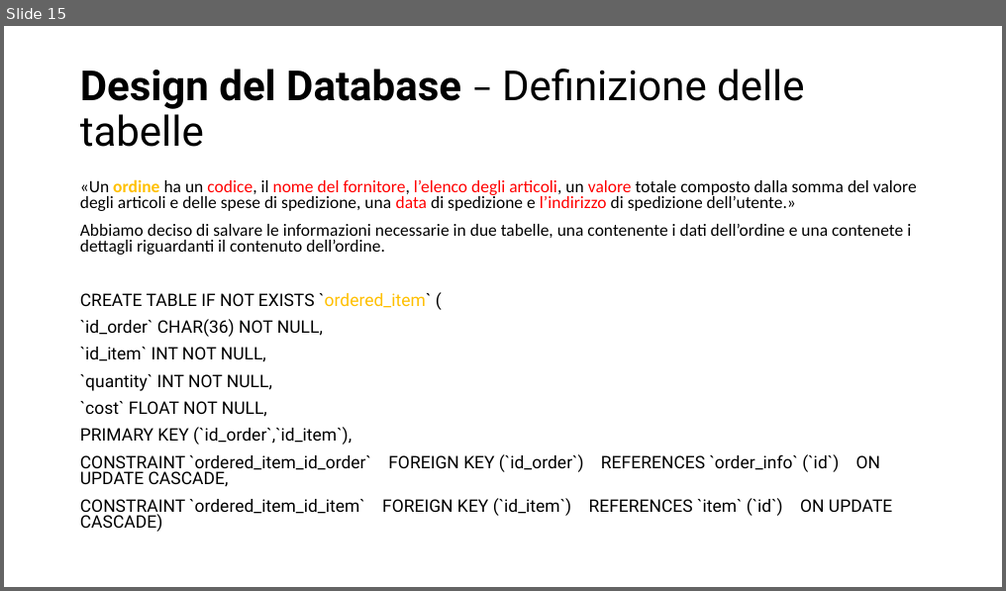
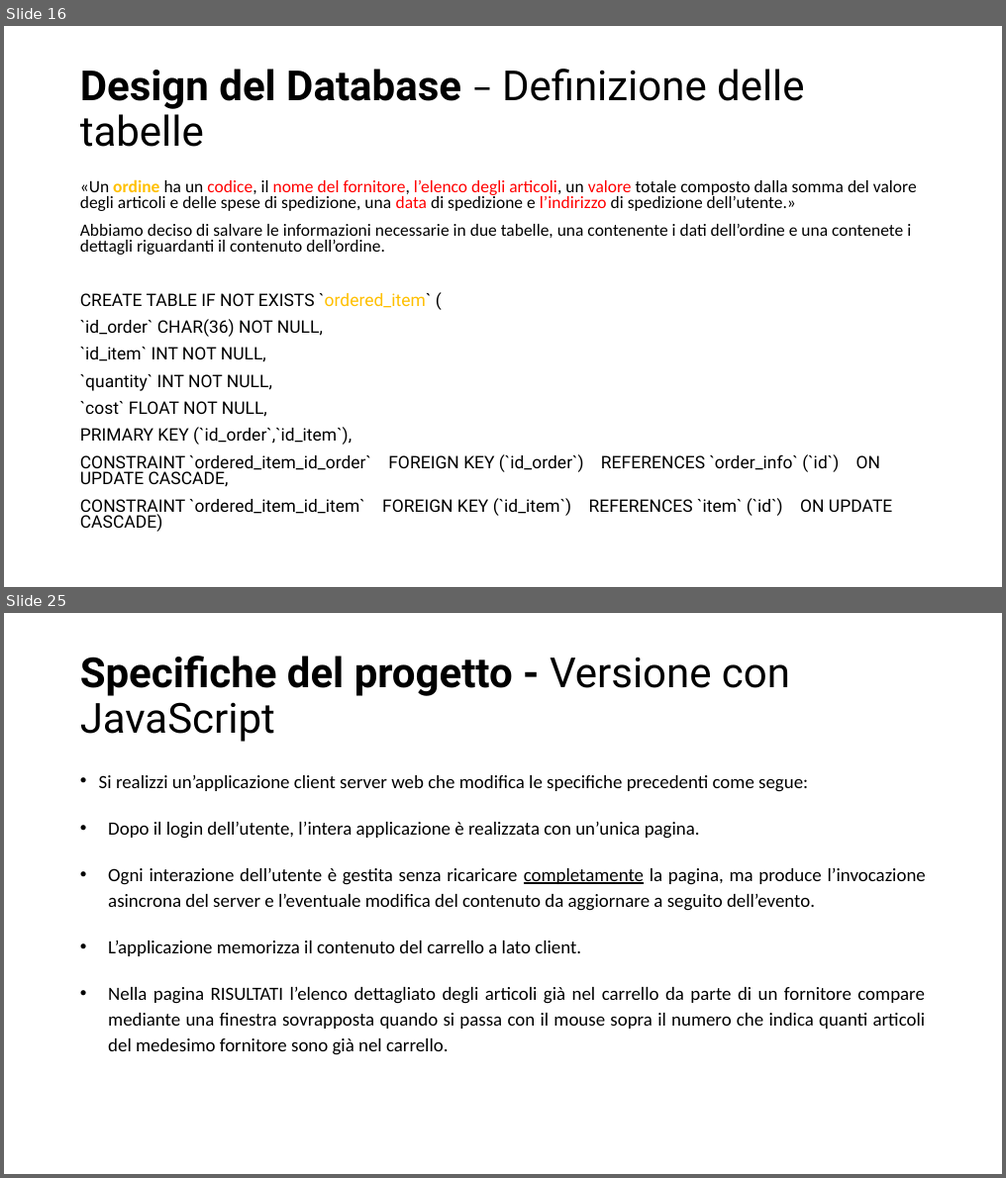
Before and after one commit to sofiamartellozzo/BigBang, a slide deck: docs/ideaPerLaPresentazione.pptx. Shown one above the other, each under a label of ours: slide 15 before the commit, slides 16 and 25 after it; the slides between them are not shown. The pictures are 1006x591 and 1006x1178 pixels, drawn with LibreOffice and Linux fonts; fonts in the diff are those of the drawing. Boxes give left, top, right and bottom in pixels: in the first picture for what was removed or moved away, otherwise in the second. Text is boxed around its words. In the diff, an @@ line names an element or a change of style, - is before the commit and + after.

```diff
--- a/docs/ideaPerLaPresentazione.pptx
+++ b/docs/ideaPerLaPresentazione.pptx
@@ slide 25 added at [4, 613, 1002, 1174], background #FFFFFF @@
@@ title added at [80, 656, 790, 742], 40 pt, text #000000, bold @@
+Specifiche del progetto - Versione con JavaScript
@@ text added at [99, 775, 926, 1056], 18 pt, text #000000 @@
+• Si realizzi un’applicazione client server web che modifica le specifiche precedenti come segue:
+• Dopo il login dell’utente, l’intera applicazione è realizzata con un’unica pagina.
+• Ogni interazione dell’utente è gestita senza ricaricare completamente la pagina, ma produce l’invocazione asincrona del server e l’eventuale modifica del contenuto da aggiornare a seguito dell’evento.
+• L’applicazione memorizza il contenuto del carrello a lato client.
+• Nella pagina RISULTATI l’elenco dettagliato degli articoli già nel carrello da parte di un fornitore compare mediante una finestra sovrapposta quando si passa con il mouse sopra il numero che indica quanti articoli del medesimo fornitore sono già nel carrello.
@@ what was slide 15 is now slide 16 @@
```
Also in this commit, not shown: 2 slides changed, 9 other slides added.
